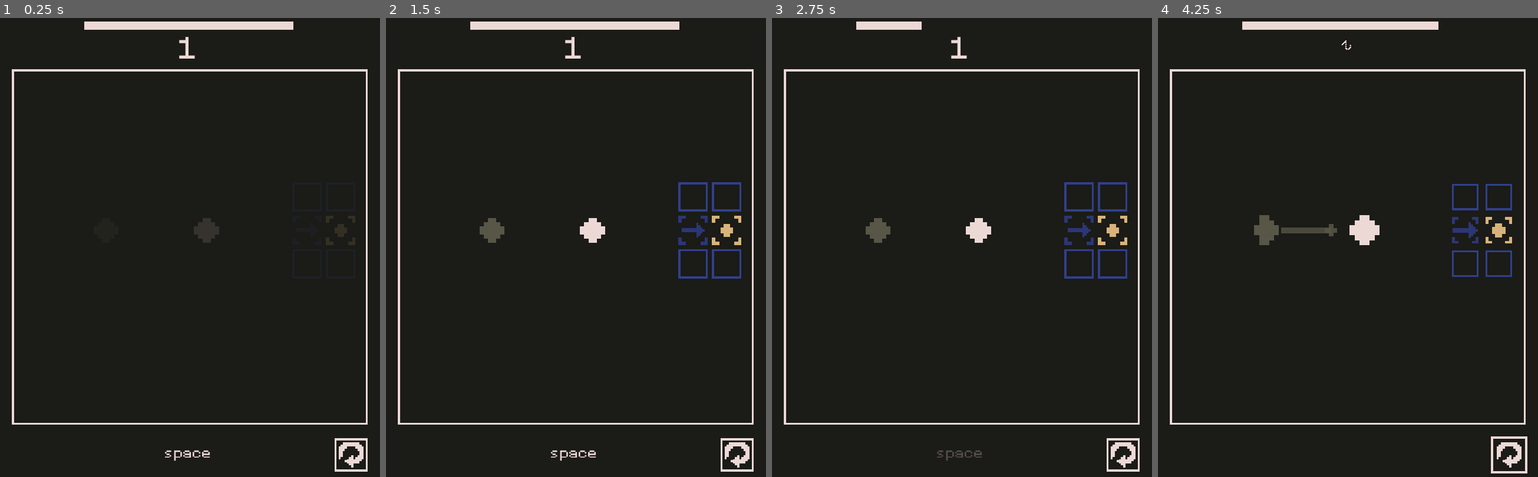
Above: before the commit, frames 1-4 (left to right).
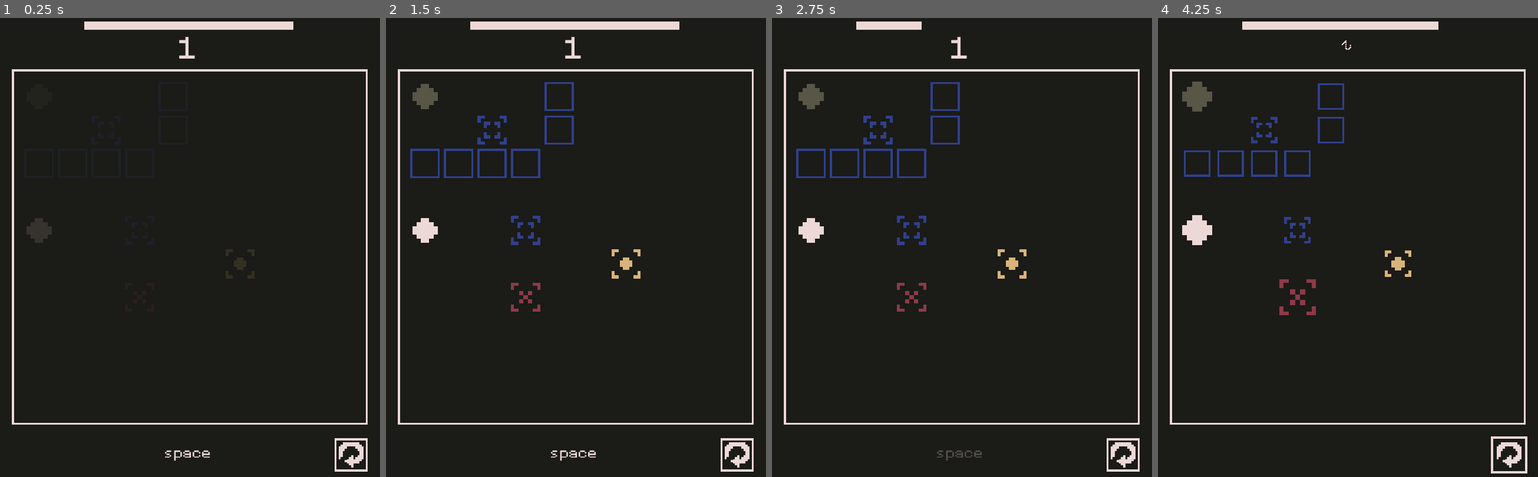
Above: after the commit, the same moments.

Repository: nolenroyalty/Click-Click-Trick
Game: Godot game, scene res://Main.tscn
The game is run twice, just before and just after one commit, with the same random seed, the same clock (stepped at 60 frames per second) and the same inputs.
Inputs (mouse positions are in pixels of both pictures, inside the frame that each line leads up to):
- Up to frame 1 (0.25 s): no input
- Up to frame 2 (1.5 s): hold D (player_right) 0.53-1.25 s; tap Space (game_start) at 0.6 s; click (735, 454) at 1.25 s
- Up to frame 3 (2.75 s): tap Enter at 2 s; hold S (player_down) from 2.03 s (still down); tap Space (game_start) at 2.1 s
- Up to frame 4 (4.25 s): release S (player_down) at 2.78 s; hold D (player_right) 2.78-3.53 s; tap Space (game_start) at 2.85, 3.6 s; hold W (player_up) from 3.53 s (still down)

The runs differ from the first frame. In frame 1, 0.5% of the frame differs, in the area x 6-58%, y 43-49%; in frame 2, 3.2%; in frame 3, 3.2%; in frame 4, 3.5%, in the area x 6-94%, y 13-65%.

Commit message:
add ArrowPortHard level

Diff:
--- a/Main.gd
+++ b/Main.gd
@@ -15,7 +15,7 @@
 var track
 var beat_count
 var state
-var level_index = 6
+var level_index = 5
 var level
 var initial_load = true
 
@@ -28,12 +28,13 @@
 	preload("res://levels/LevelTeleportEnemyOut.tscn"), # 5
 	preload("res://levels/LevelIntroduceArrow.tscn"),
 	preload("res://levels/LevelPortToArrow.tscn"),
-	preload("res://levels/LevelIntroduceMovingZone.tscn"),
+	preload("res://levels/ArrowPortHard.tscn"),
+	# preload("res://levels/LevelIntroduceMovingZone.tscn"),
 	preload("res://levels/LevelWin.tscn") # HANDLE WINNING THE GAME
 ]
 
 var TEST_LEVEL = null
-# var TEST_LEVEL = preload("res://levels/LevelPortToArrow.tscn")
+# var TEST_LEVEL = preload("res://levels/ArrowPortHard.tscn")
 #var TEST_LEVEL = preload("res://levels/LevelIntroduceArrow.tscn")
 
 func gently_fade(number_of_beats):
--- /dev/null
+++ b/levels/ArrowPortHard.tscn
@@ -0,0 +1,51 @@
+[gd_scene load_steps=6 format=2]
+
+[ext_resource path="res://battlefield/Battlefield.tscn" type="PackedScene" id=1]
+[ext_resource path="res://traps/Teleporter.tscn" type="PackedScene" id=2]
+[ext_resource path="res://traps/OneWayArrow.tscn" type="PackedScene" id=3]
+[ext_resource path="res://traps/Fixed.tscn" type="PackedScene" id=4]
+[ext_resource path="res://enemies/SimpleEnemy.tscn" type="PackedScene" id=5]
+
+[node name="Battlefield" instance=ExtResource( 1 )]
+
+[node name="Player" parent="." index="0"]
+position = Vector2( 32, 128 )
+
+[node name="Goal" parent="." index="3"]
+position = Vector2( 160, 192 )
+
+[node name="OneWayArrow" parent="." index="4" instance=ExtResource( 3 )]
+position = Vector2( 160, 0 )
+
+[node name="Teleporter" parent="." index="5" instance=ExtResource( 2 )]
+position = Vector2( 256, 32 )
+
+[node name="Teleporter2" parent="." index="6" instance=ExtResource( 2 )]
+position = Vector2( 96, 128 )
+
+[node name="Fixed" parent="." index="7" instance=ExtResource( 4 )]
+position = Vector2( 192, 64 )
+
+[node name="Fixed2" parent="." index="8" instance=ExtResource( 4 )]
+position = Vector2( 192, 32 )
+
+[node name="Fixed7" parent="." index="9" instance=ExtResource( 4 )]
+position = Vector2( 160, 32 )
+
+[node name="Fixed6" parent="." index="10" instance=ExtResource( 4 )]
+position = Vector2( 96, 0 )
+
+[node name="Fixed8" parent="." index="11" instance=ExtResource( 4 )]
+position = Vector2( 128, 32 )
+
+[node name="Fixed3" parent="." index="12" instance=ExtResource( 4 )]
+position = Vector2( 224, 96 )
+
+[node name="Fixed4" parent="." index="13" instance=ExtResource( 4 )]
+position = Vector2( 256, 96 )
+
+[node name="Fixed5" parent="." index="14" instance=ExtResource( 4 )]
+position = Vector2( 288, 96 )
+
+[node name="BasicEnemy" parent="." index="15" instance=ExtResource( 5 )]
+position = Vector2( 96, 32 )
